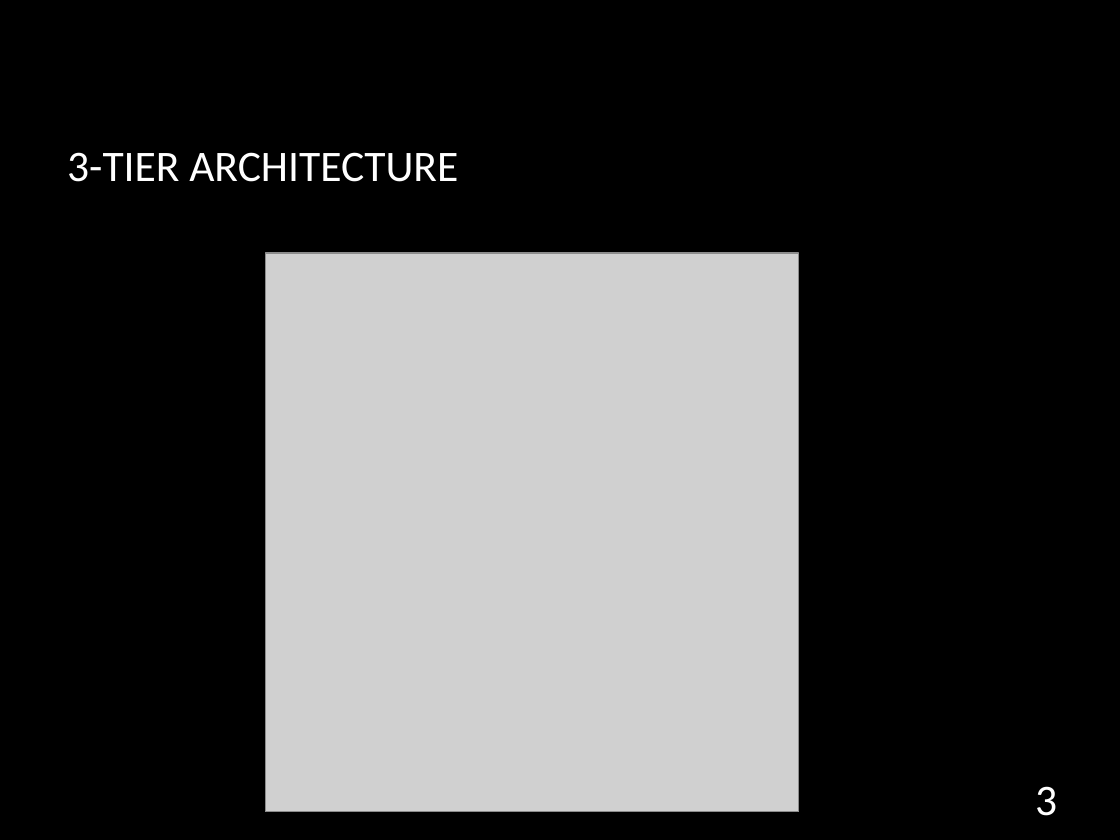
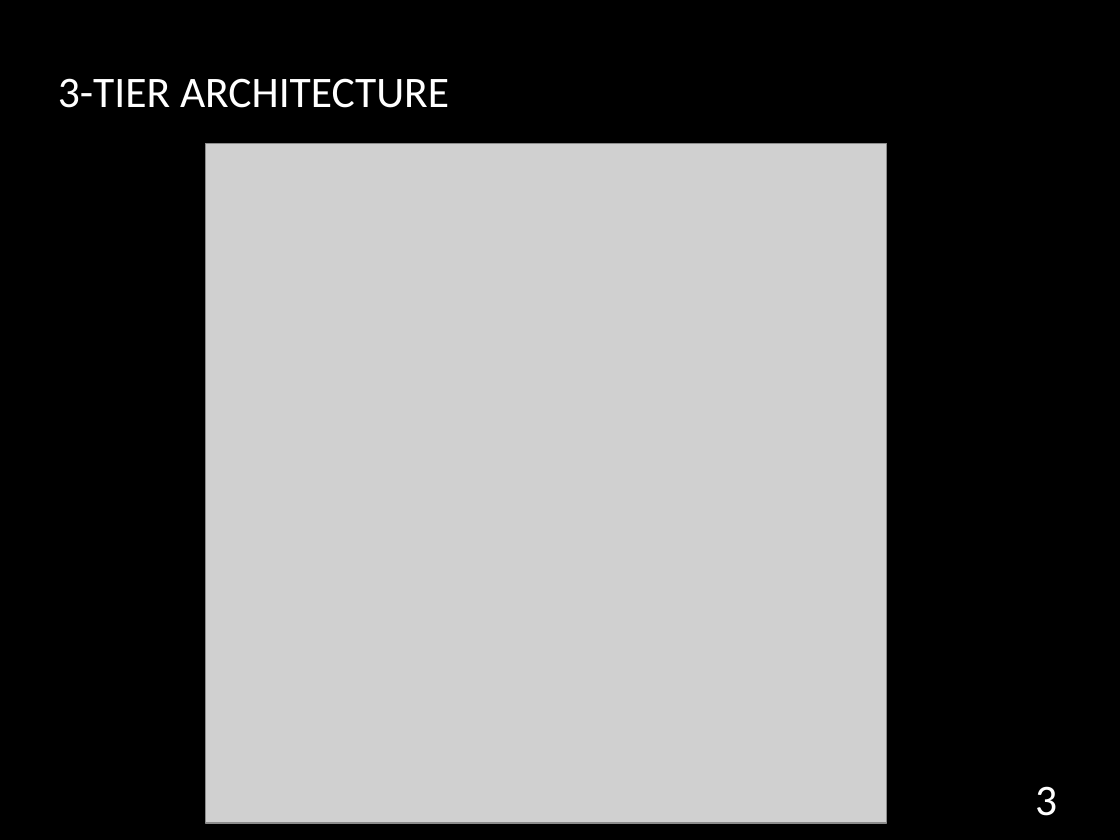
Before and after one commit to hmtri92/final-project, a slide deck: slide 3 of document/slide.pptx. Drawn at 1120x840 pixels with LibreOffice and Linux fonts; fonts in the diff are those of the drawing; grey boxes stand for pictures; background and template pictures are left out. Boxes give left, top, right and bottom in pixels: in the first picture for what was removed or moved away, otherwise in the second. Text is boxed around its words. In the diff, an @@ line names an element or a change of style, - is before the commit and + after.

```diff
--- a/document/slide.pptx
+++ b/document/slide.pptx
@@ title "3-TIER ARCHITECTURE": place and size @@
-title "3-TIER ARCHITECTURE" at box(67, 152, 458, 182)
+title "3-TIER ARCHITECTURE" at box(58, 78, 449, 108)
@@ picture: place and size @@
-picture at box(265, 253, 800, 812)
+picture at box(205, 143, 887, 822)
```
Also in this commit, not shown: 3 other slides changed, 1 slide added, 3 other files.
